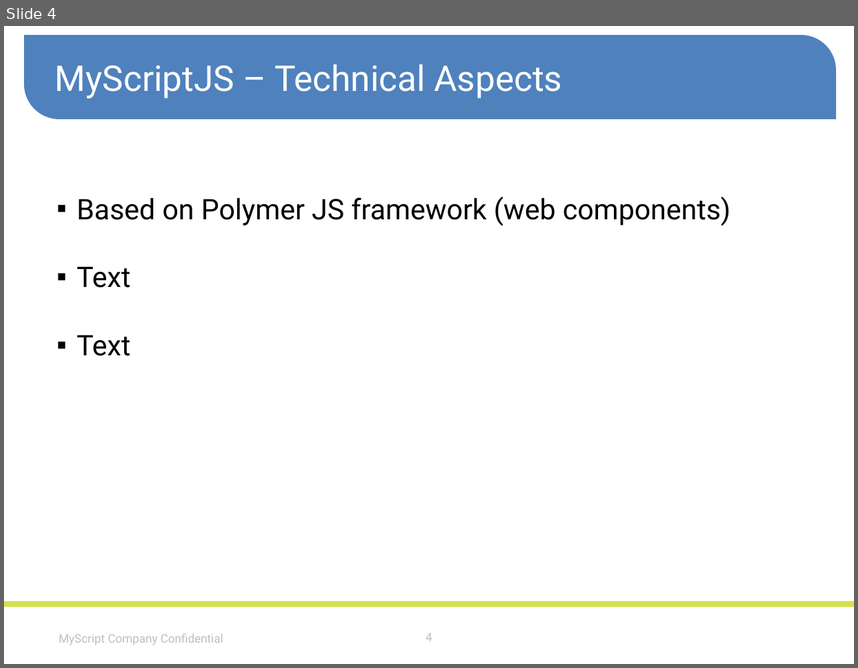
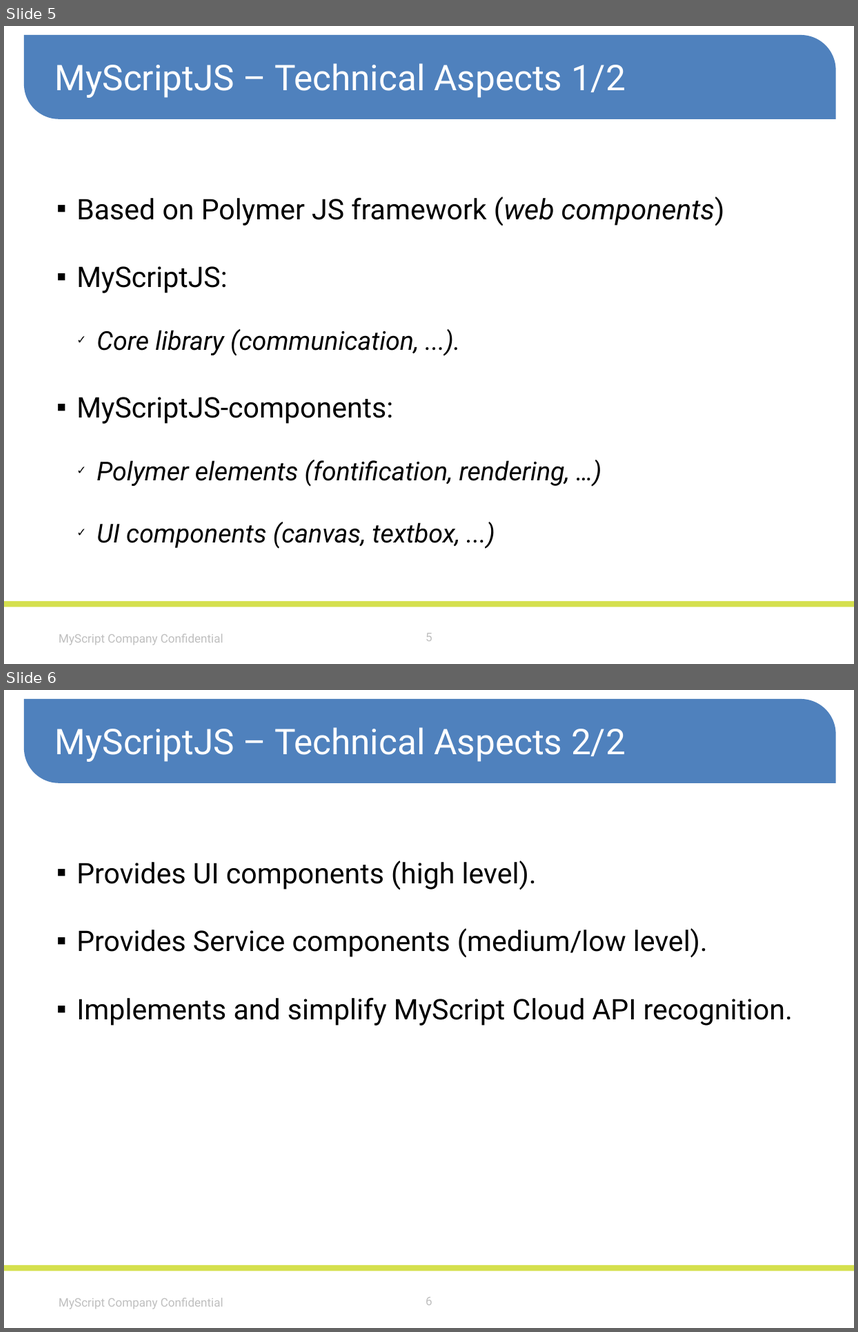
Before and after one commit to MyScript/MyScriptJS, a slide deck: specifications/MyScriptJS.pptm. Shown one above the other, each under a label of ours: slide 4 before the commit, slides 5 and 6 after it. The pictures are 858x668 and 858x1332 pixels, drawn with LibreOffice and Linux fonts; fonts in the diff are those of the drawing; background and template pictures are left out. Boxes give left, top, right and bottom in pixels: in the first picture for what was removed or moved away, otherwise in the second. Text is boxed around its words. In the diff, an @@ line names an element or a change of style, - is before the commit and + after.

```diff
--- a/specifications/MyScriptJS.pptm
+++ b/specifications/MyScriptJS.pptm
@@ slide 6 added at [4, 690, 854, 1328], background #FFFFFF; not listed: 4 template elements that a slide beside it also shows @@
@@ text added at [55, 727, 626, 762], 30 pt, text #FFFFFF @@
+MyScriptJS – Technical Aspects 2/2
@@ text added at [76, 860, 793, 1025], 24 pt, text #000000 @@
+▪ Provides UI components (high level).
+▪ Provides Service components (medium/low level).
+▪ Implements and simplify MyScript Cloud API recognition.
@@ what was slide 4 is now slide 5 @@
@@ slide 5 changed as well @@
@@ text at [55, 63, 626, 98]: text changed @@
-MyScriptJS – Technical Aspects
+MyScriptJS – Technical Aspects 1/2
@@ text at [76, 196, 725, 225]: italic on in "(web components)" @@
@@ text at [76, 266, 570, 548]: text changed; size 24 to 22 pt; italic on @@
-▪ Text
-▪ Text
+▪ MyScriptJS:
+  ✓ Core library (communication, ...).
+▪ MyScriptJS-components:
+  ✓ Polymer elements (fontification, rendering, …)
+  ✓ UI components (canvas, textbox, ...)
@@ page number at [426, 633, 432, 641]: text changed @@
-4
+5
```
Also in this commit, not shown: 3 other slides changed, 1 other slide added, 6 other files.
